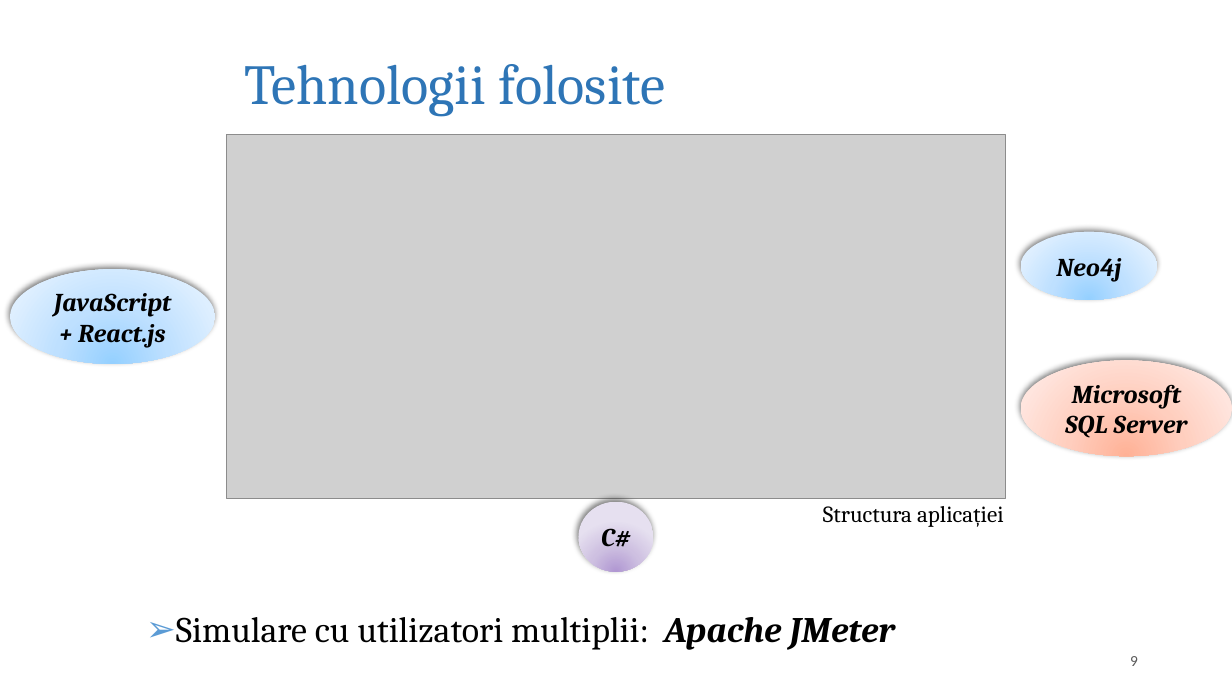
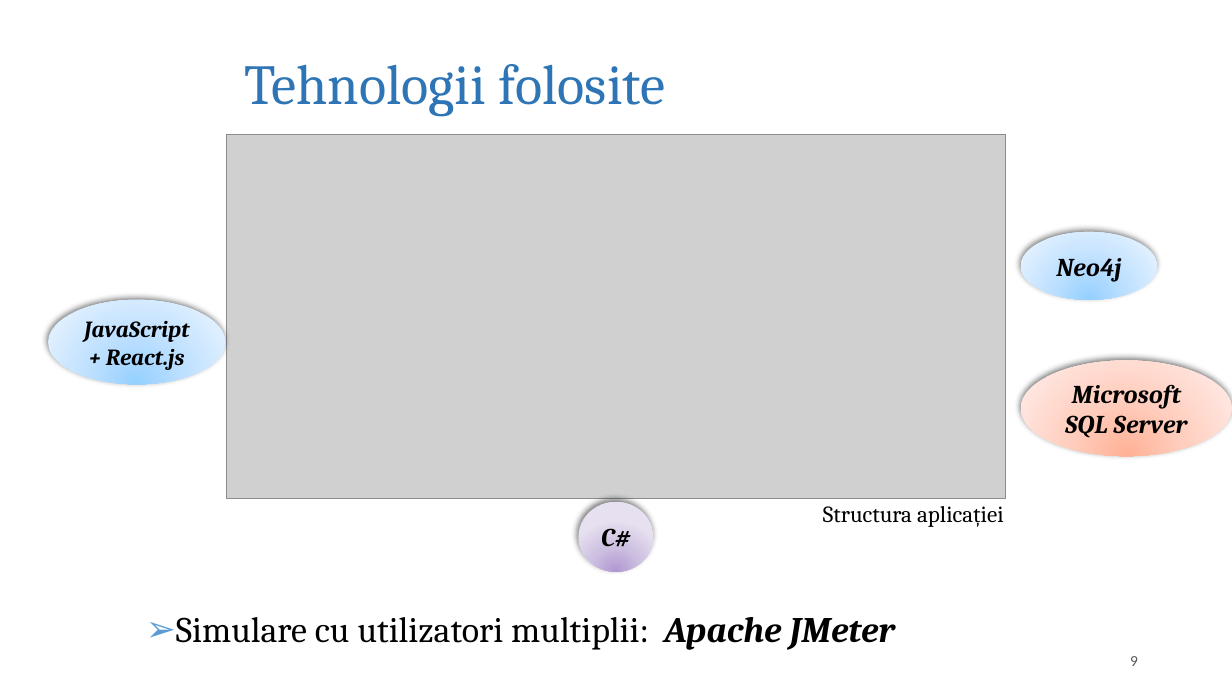
Before and after one commit to Elena-Lupu/GraphVsRDBMS_ArticleProject, a slide deck: slide 9 of Prezentare_LupuElena.pptx. Drawn at 1232x693 pixels with LibreOffice and Linux fonts; fonts in the diff are those of the drawing; grey boxes stand for pictures; background and template pictures are left out. Boxes give left, top, right and bottom in pixels: in the first picture for what was removed or moved away, otherwise in the second. Text is boxed around its words. In the diff, an @@ line names an element or a change of style, - is before the commit and + after.

```diff
--- a/Prezentare_LupuElena.pptx
+++ b/Prezentare_LupuElena.pptx
@@ ellipse "JavaScript + React.js": place and size @@
-ellipse "JavaScript + React.js" at [10,269,215,363]
+ellipse "JavaScript + React.js" at [48,299,226,384]
@@ ellipse "JavaScript + React.js" at [48,299,226,384]: size 20 to 18 pt @@
```
Also in this commit, not shown: 12 other slides changed, 1 other file.
